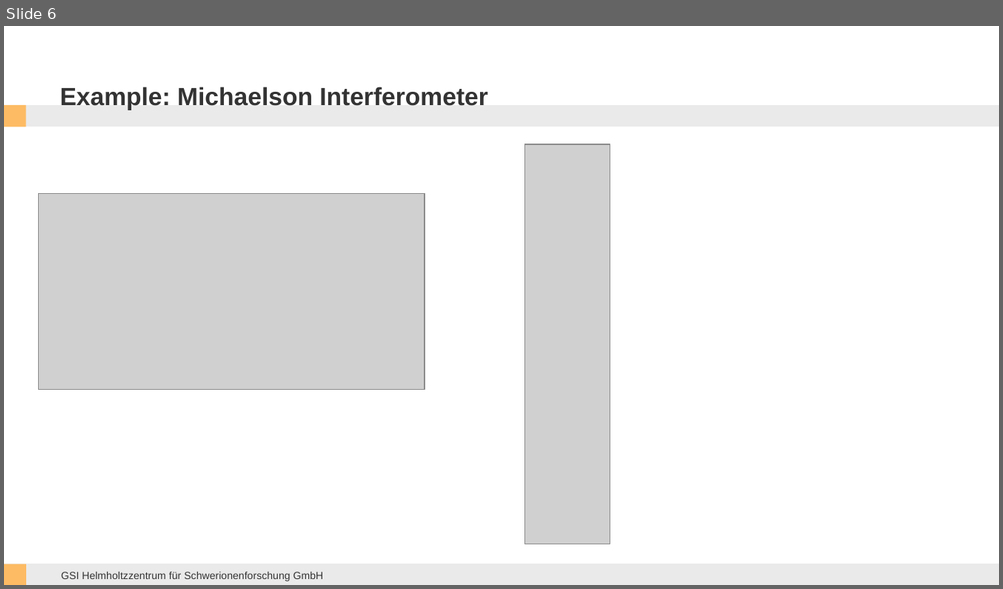
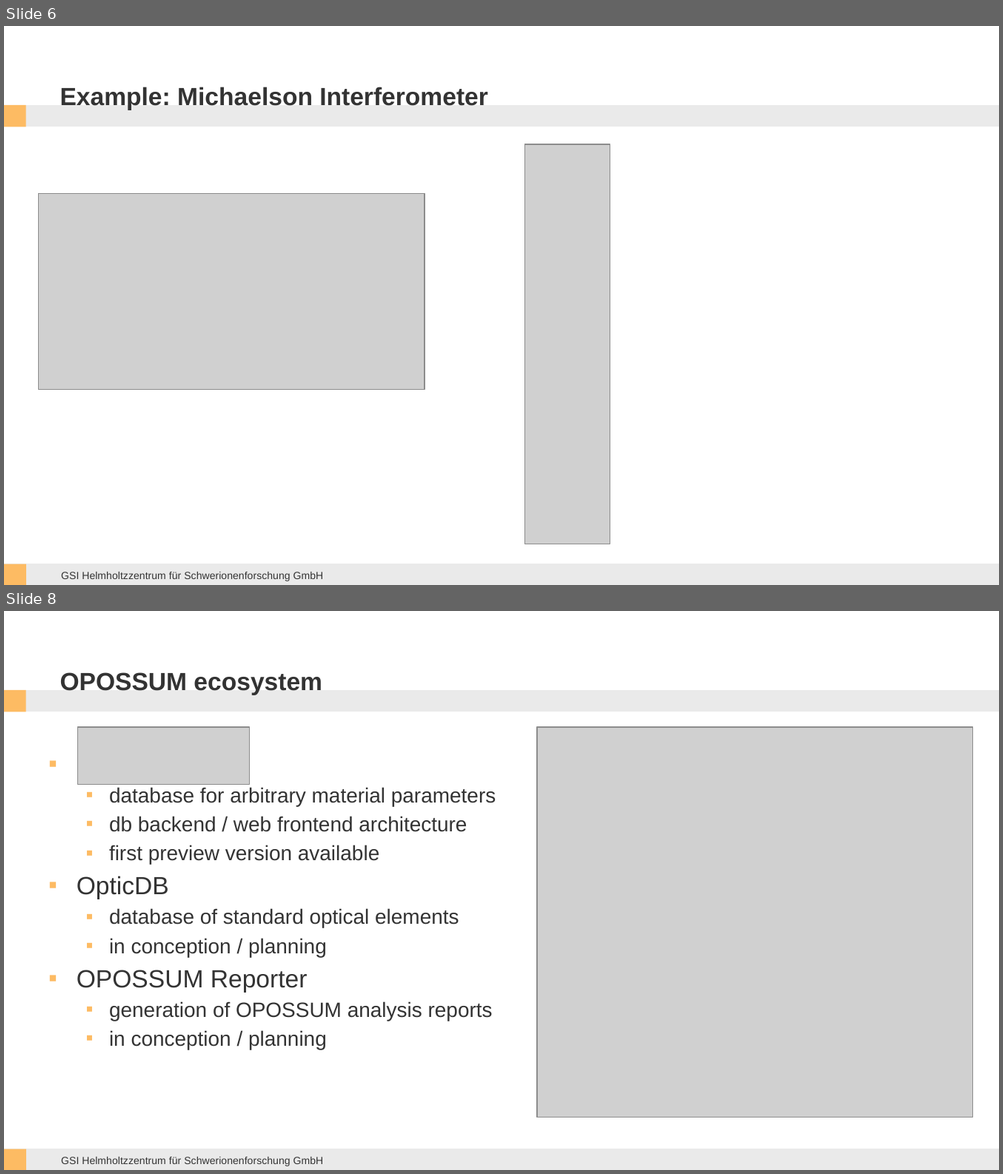
Before and after one commit to opossum-labs/opossum, a slide deck: book/OPOSSUM THRILL Workshop 2023.pptx. Shown one above the other, each under a label of ours: slide 6 before the commit, slides 6 and 8 after it; the slides between them are not shown. The pictures are 1003x589 and 1003x1174 pixels, drawn with LibreOffice and Linux fonts; fonts in the diff are those of the drawing; grey boxes stand for pictures; background and template pictures are left out. Boxes give left, top, right and bottom in pixels: in the first picture for what was removed or moved away, otherwise in the second. Text is boxed around its words. In the diff, an @@ line names an element or a change of style, - is before the commit and + after.

```diff
--- a/book/OPOSSUM THRILL Workshop 2023.pptx
+++ b/book/OPOSSUM THRILL Workshop 2023.pptx
@@ slide 8 added at <box>4,611,999,1170</box>, background #FFFFFF; not listed: 5 template elements that a slide beside it also shows @@
@@ title added at <box>60,672,322,695</box>, 18 pt, text #333333, bold @@
+OPOSSUM ecosystem
@@ picture added at <box>77,727,250,785</box> @@
@@ picture added at <box>537,727,973,1118</box> @@
@@ text added at <box>77,787,496,1050</box>, 15 pt, text #333333 @@
+  ▪ database for arbitrary material parameters
+  ▪ db backend / web frontend architecture
+  ▪ first preview version available
+▪ OpticDB
+  ▪ database of standard optical elements
+  ▪ in conception / planning
+▪ OPOSSUM Reporter
+  ▪ generation of OPOSSUM analysis reports
+  ▪ in conception / planning
```
Also in this commit, not shown: 4 slides changed, 1 slide removed.
